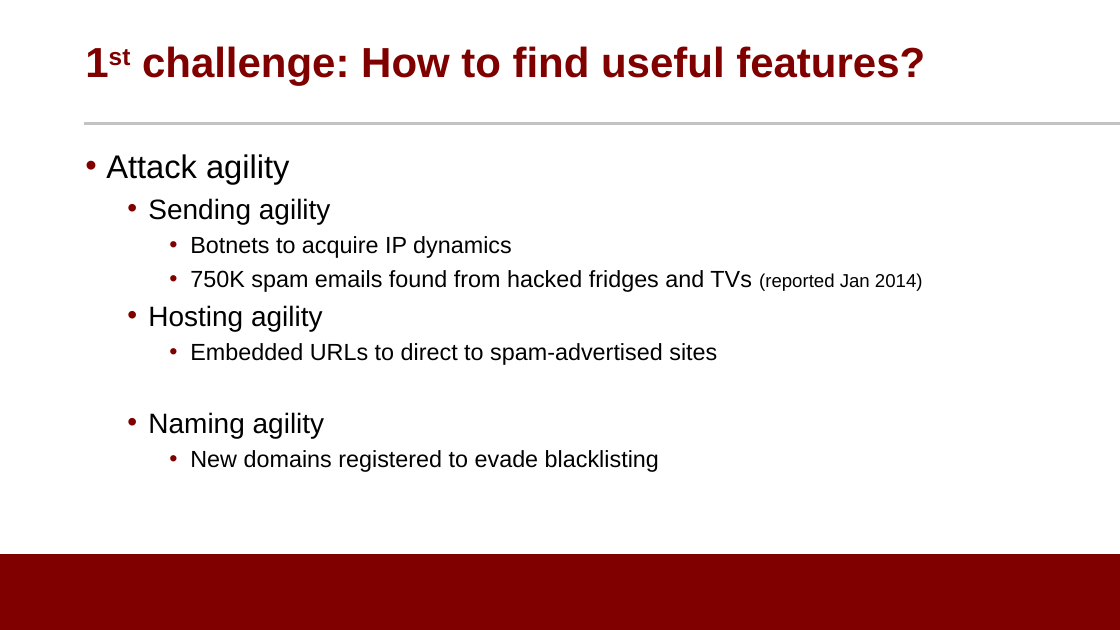
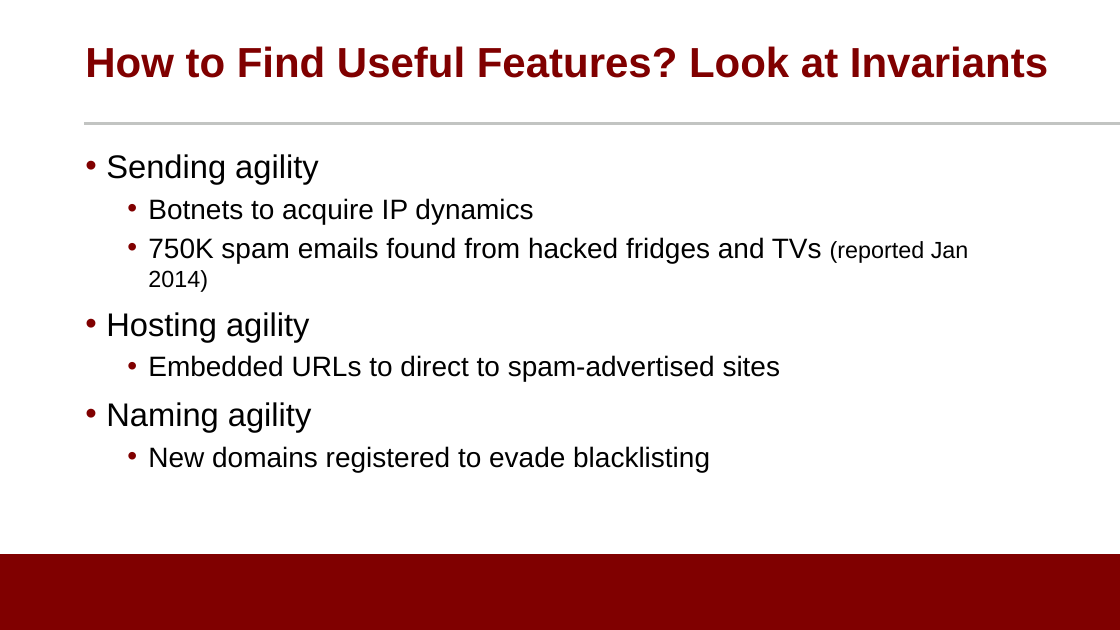
Before and after one commit to noise-lab/ML-Cybersecurity, a slide deck: slide 6 of module-3/ppt/3.2-Supervised Learning.pptx. Drawn at 1120x630 pixels with LibreOffice and Linux fonts; fonts in the diff are those of the drawing; background and template pictures are left out. Boxes give left, top, right and bottom in pixels: in the first picture for what was removed or moved away, otherwise in the second. Text is boxed around its words. In the diff, an @@ line names an element or a change of style, - is before the commit and + after.

```diff
--- a/module-3/ppt/3.2-Supervised Learning.pptx
+++ b/module-3/ppt/3.2-Supervised Learning.pptx
@@ title at <box>85,46,1048,78</box>: text changed @@
-1st challenge: How to find useful features?
+How to Find Useful Features? Look at Invariants
@@ text "Sending agility" at <box>106,154,969,472</box>: size 24 to 28 pt in "Sending agility", "Hosting agility", "Naming agility"; size 20 to 24 pt in "Botnets to acquire IP dynamics", "750K spam emails found from hacked fridges ...", "Embedded URLs to direct to spam-advertised sites", "New domains registered to evade blacklisting"; size 16 to 20 pt in "(reported Jan 2014)"; list level 2 to 1 in "Sending agility"; list level 3 to 2 in "Botnets to acquire IP dynamics"; list level 3 to 2 in "750K spam emails found from ..."; list level 2 to 1 in "Hosting agility"; list level 3 to 2 in "Embedded URLs to direct to ..."; list level 2 to 1 in "Naming agility"; list level 3 to 2 in "New domains registered to evade ..." @@
@@ text at <box>106,154,289,184</box>: paragraph removed @@
-• Attack agility
```
Also in this commit, not shown: 15 other slides changed.
